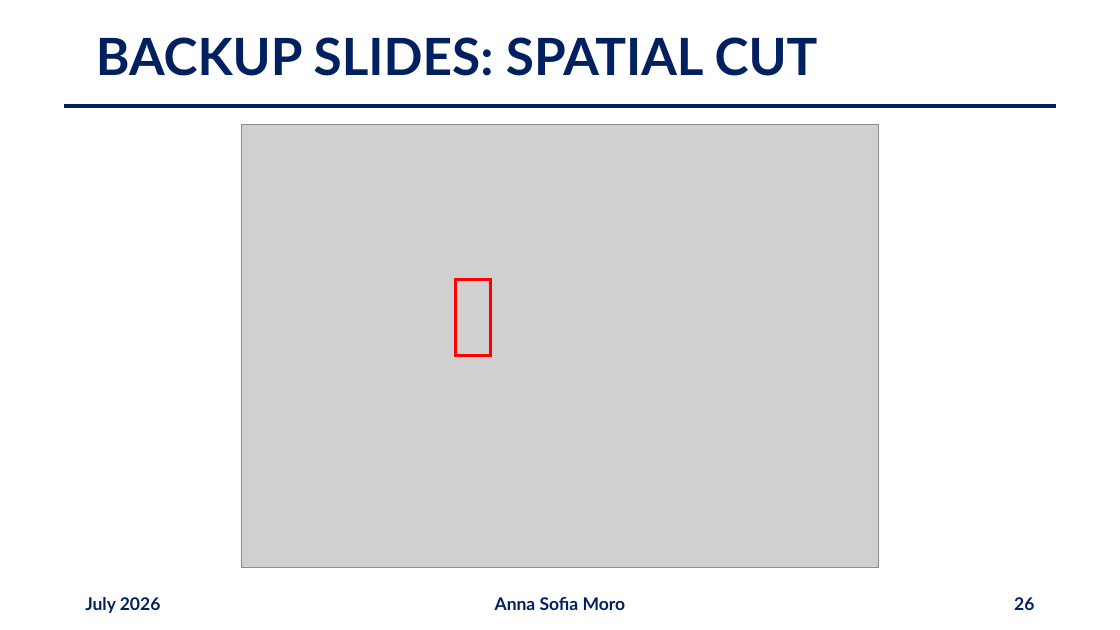
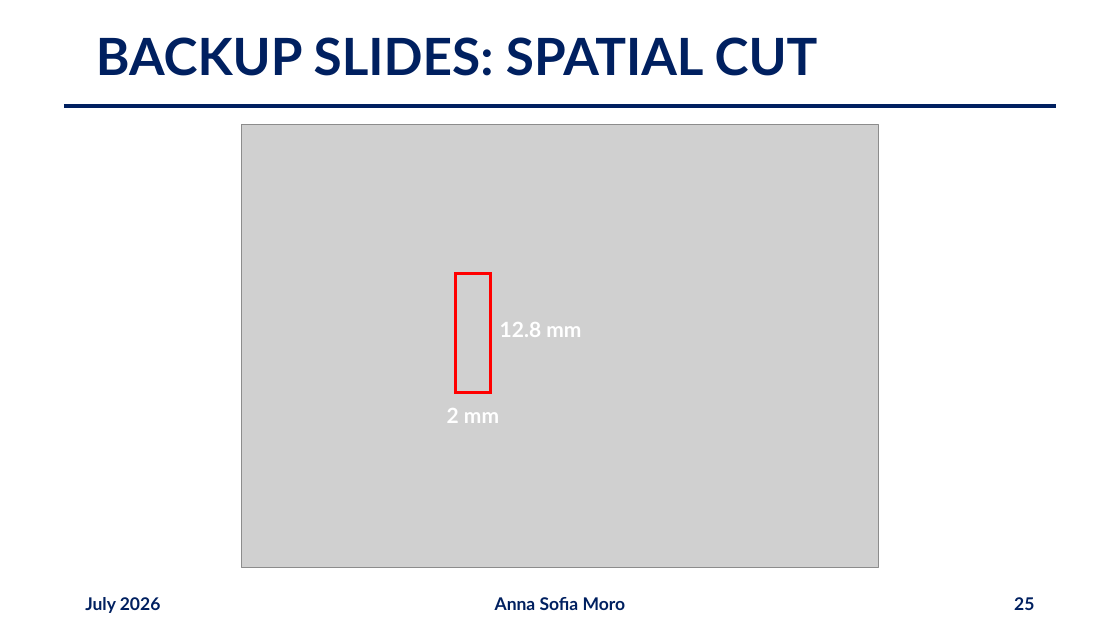
Before and after one commit to annaasofia/tesi, a slide deck: slide 25 of slides/week5.pptx (slide 26 before the commit). Drawn at 1120x630 pixels with LibreOffice and Linux fonts; fonts in the diff are those of the drawing; grey boxes stand for pictures. Boxes give left, top, right and bottom in pixels: in the first picture for what was removed or moved away, otherwise in the second. Text is boxed around its words. In the diff, an @@ line names an element or a change of style, - is before the commit and + after.

```diff
--- a/slides/week5.pptx
+++ b/slides/week5.pptx
@@ rectangle: place and size @@
-rectangle at (455, 280, 491, 355)
+rectangle at (455, 274, 491, 393)
@@ text added at (500, 322, 581, 337), 18 pt, text #FFFFFF, bold @@
+12.8 mm
@@ text added at (447, 408, 499, 423), 18 pt, text #FFFFFF, bold @@
+2 mm
@@ page number at (1014, 597, 1034, 610): text changed @@
-26
+25
```
Also in this commit, not shown: 16 other slides changed, 1 slide added, 2 slides removed, 1 other file.
